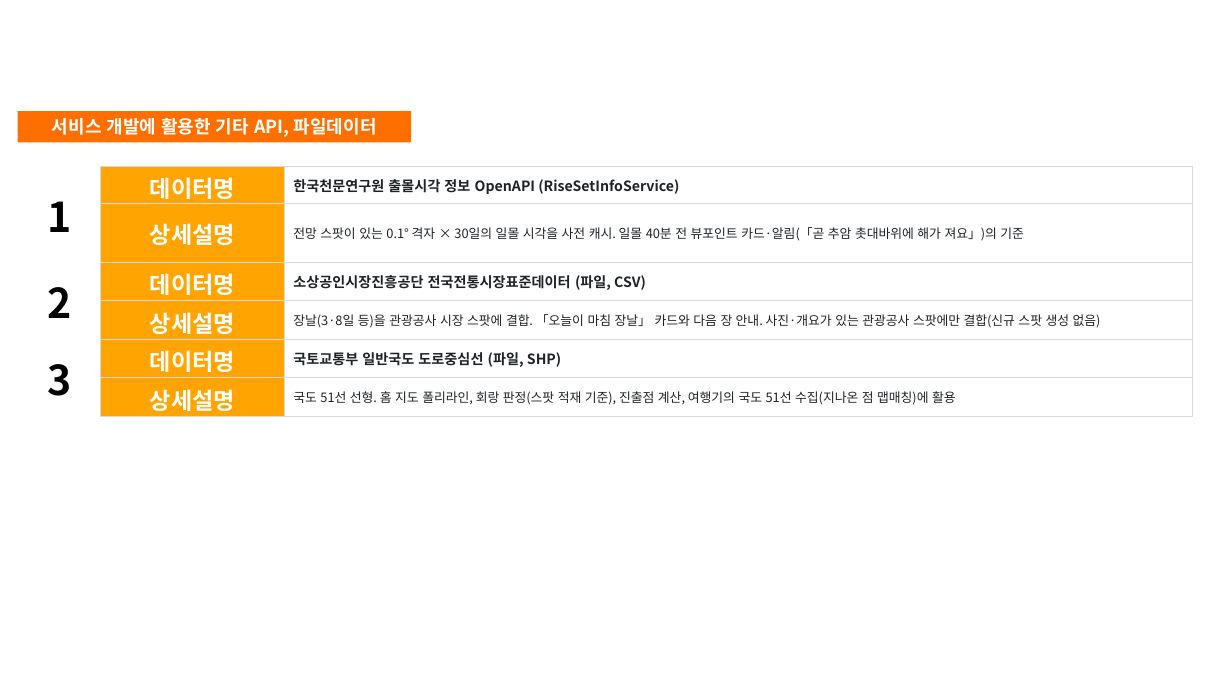
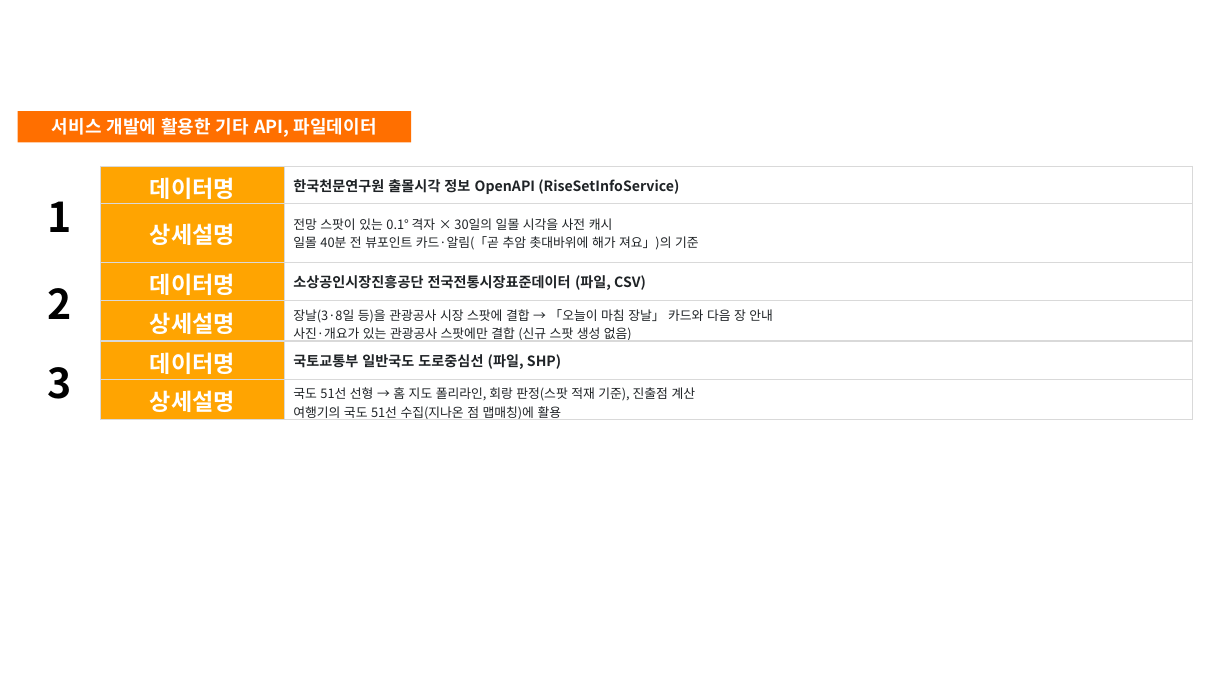
Before and after one commit to Hyee0ne/p-trip, a slide deck: slide 11 of docs/기능설명서_P의여행.pptx. Drawn at 1232x693 pixels with LibreOffice and Linux fonts; fonts in the diff are those of the drawing; background and template pictures are left out. Boxes give left, top, right and bottom in pixels: in the first picture for what was removed or moved away, otherwise in the second. Text is boxed around its words. In the diff, an @@ line names an element or a change of style, - is before the commit and + after.

```diff
--- a/docs/기능설명서_P의여행.pptx
+++ b/docs/기능설명서_P의여행.pptx
@@ table at (x1=18, y1=166, x2=1193, y2=423) @@
-row 2, column 3: 전망 스팟이 있는 0.1° 격자 × 30일의 일몰 시각을 사전 캐시. 일몰 40분 전 뷰포인트 카드·알림(「곧 추암 촛대바위에 해가 져요」)의 기준
+row 2, column 3: 전망 스팟이 있는 0.1° 격자 × 30일의 일몰 시각을 사전 캐시 / 일몰 40분 전 뷰포인트 카드·알림(「곧 추암 촛대바위에 해가 져요」)의 기준
-row 4, column 3: 장날(3·8일 등)을 관광공사 시장 스팟에 결합. 「오늘이 마침 장날」 카드와 다음 장 안내. 사진·개요가 있는 관광공사 스팟에만 결합(신규 스팟 생성 없음)
+row 4, column 3: 장날(3·8일 등)을 관광공사 시장 스팟에 결합 → 「오늘이 마침 장날」 카드와 다음 장 안내 / 사진·개요가 있는 관광공사 스팟에만 결합 (신규 스팟 생성 없음)
-row 6, column 3: 국도 51선 선형. 홈 지도 폴리라인, 회랑 판정(스팟 적재 기준), 진출점 계산, 여행기의 국도 51선 수집(지나온 점 맵매칭)에 활용
+row 6, column 3: 국도 51선 선형 → 홈 지도 폴리라인, 회랑 판정(스팟 적재 기준), 진출점 계산 / 여행기의 국도 51선 수집(지나온 점 맵매칭)에 활용
```
Also in this commit, not shown: 4 other slides changed, 2 other files.
